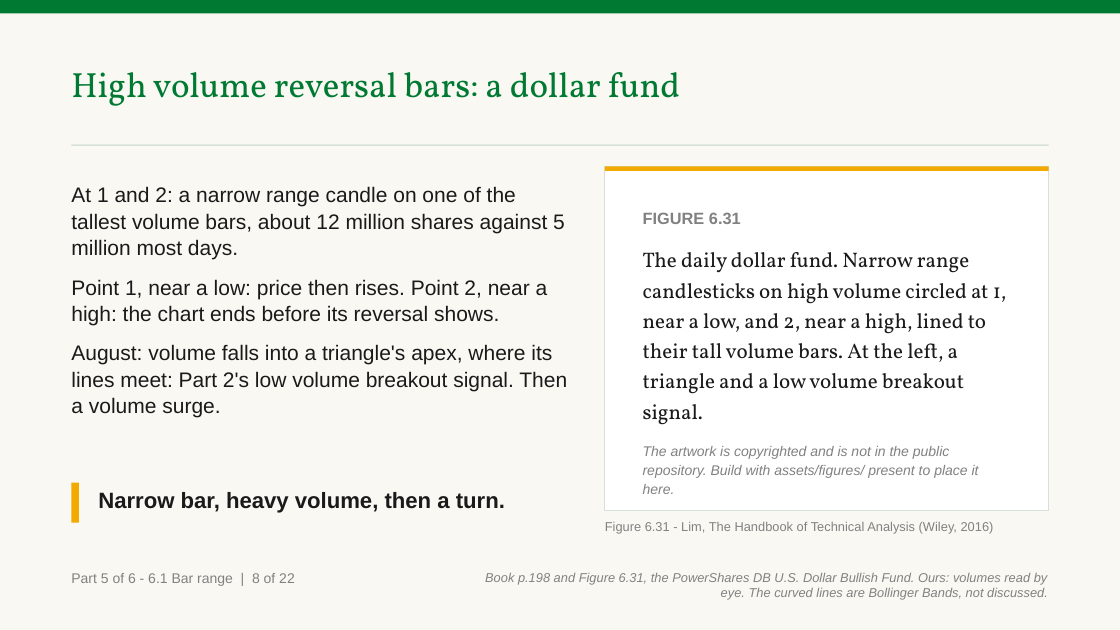
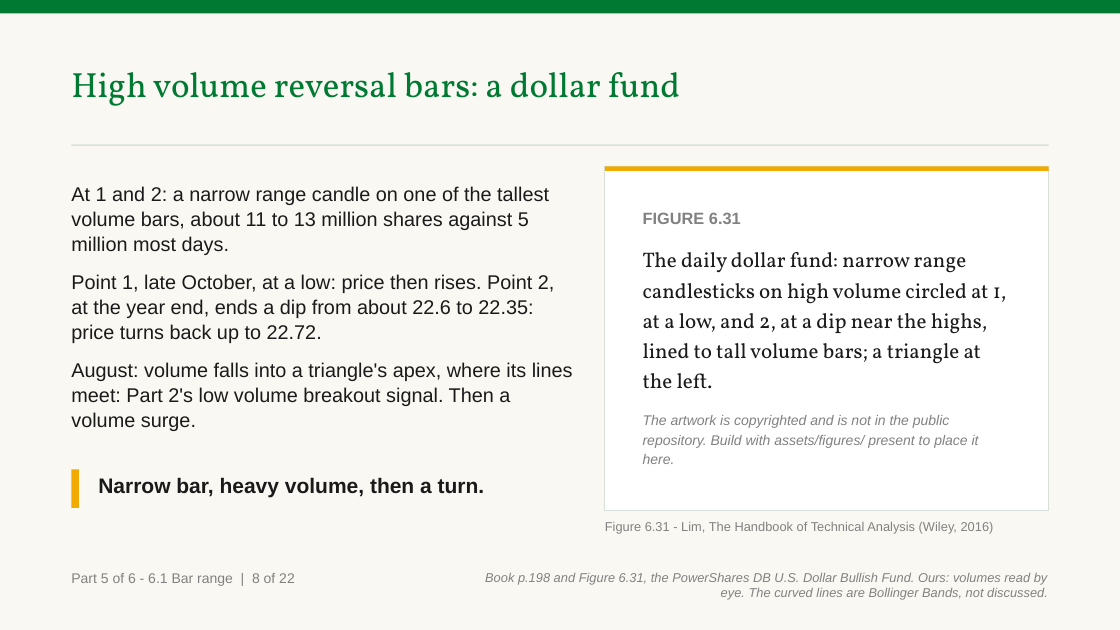
Before and after one commit to benjiesotelo-sudo/Telos_FIN1209, a slide deck: slide 121 of chapter-06/FIN1209-Chapter-06.pptx. Drawn at 1120x630 pixels with LibreOffice and Linux fonts; fonts in the diff are those of the drawing. Boxes give left, top, right and bottom in pixels: in the first picture for what was removed or moved away, otherwise in the second. Text is boxed around its words. In the diff, an @@ line names an element or a change of style, - is before the commit and + after.

```diff
--- a/chapter-06/FIN1209-Chapter-06.pptx
+++ b/chapter-06/FIN1209-Chapter-06.pptx
@@ text at (71, 186, 555, 343): text changed; size 18 to 17 pt @@
-At 1 and 2: a narrow range candle on one of the tallest volume bars, about 12 million shares against 5 million most days.
-Point 1, near a low: price then rises. Point 2, near a high: the chart ends before its reversal shows.
+At 1 and 2: a narrow range candle on one of the tallest volume bars, about 11 to 13 million shares against 5 million most days.
+Point 1, late October, at a low: price then rises. Point 2, at the year end, ends a dip from about 22.6 to 22.35: price turns back up to 22.72.
@@ text at (643, 252, 1007, 388): text changed @@
-The daily dollar fund. Narrow range candlesticks on high volume circled at 1, near a low, and 2, near a high, lined to their tall volume bars. At the left, a triangle and a low volume breakout signal.
+The daily dollar fund: narrow range candlesticks on high volume circled at 1, at a low, and 2, at a dip near the highs, lined to tall volume bars; a triangle at the left.
@@ text at (71, 362, 573, 431): size 18 to 17 pt in "August: volume falls into a triangle's apex, ..." @@
@@ rectangle: place and size @@
-rectangle at (71, 483, 79, 523)
+rectangle at (71, 470, 79, 508)
@@ text "Narrow bar, heavy volume, then ...": place and size @@
-text "Narrow bar, heavy volume, then ..." at (98, 492, 505, 513)
+text "Narrow bar, heavy volume, then ..." at (98, 477, 485, 498)
@@ text "Narrow bar, heavy volume, then ..." at (98, 477, 485, 498): size 19 to 18 pt @@
```
Also in this commit, not shown: 9 other slides changed, 2 other files.
